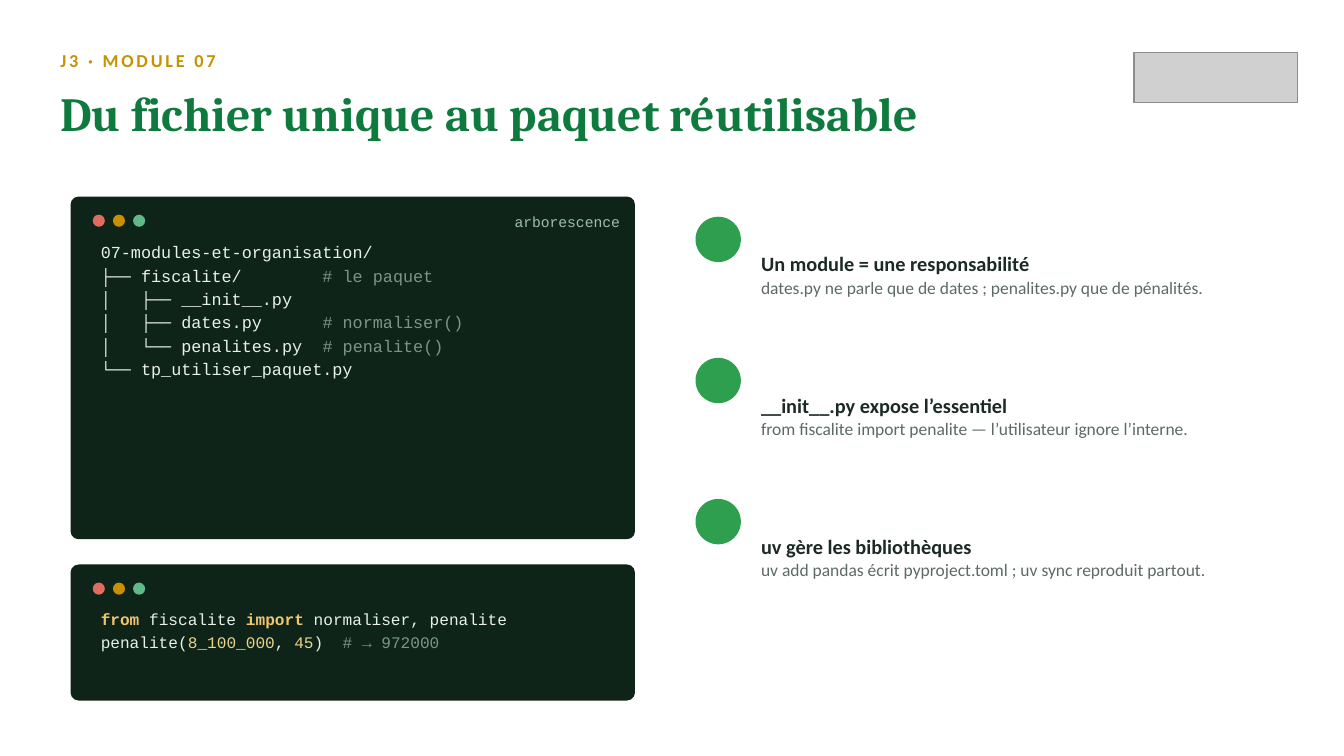
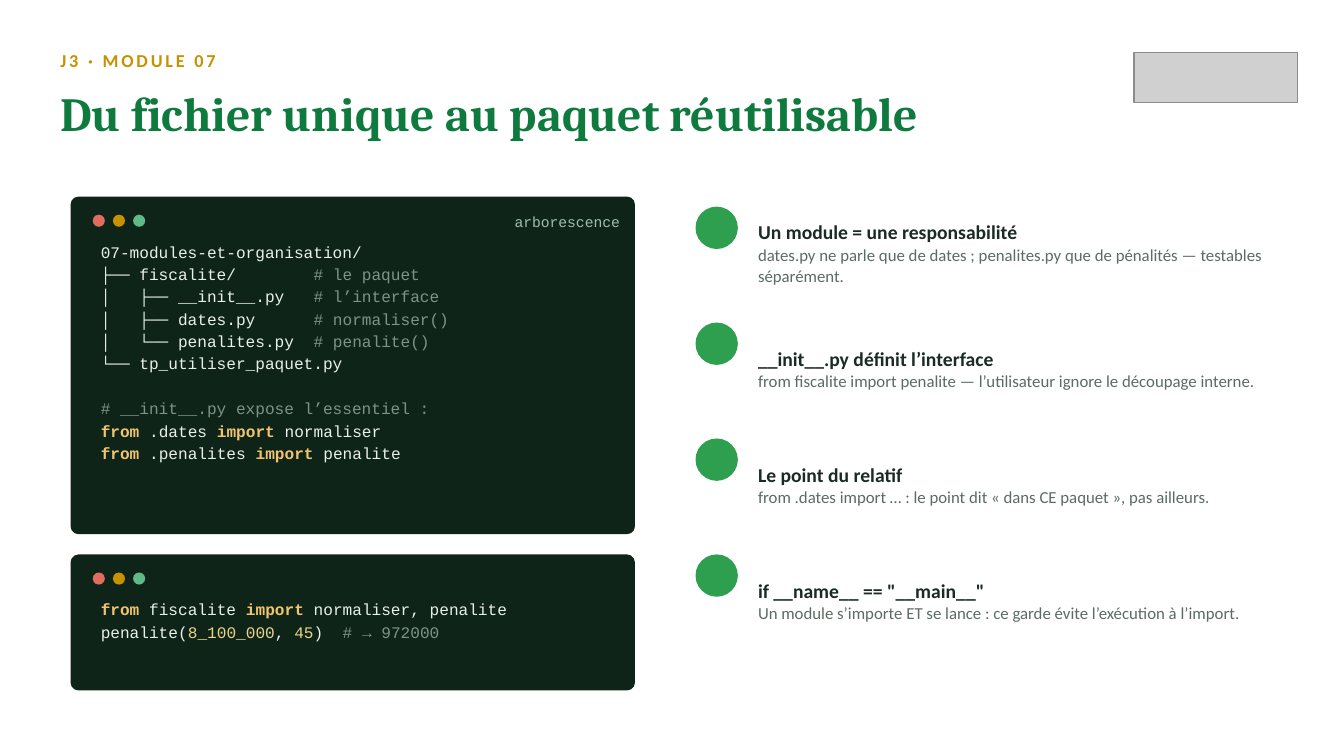
Before and after one commit to sogui/formation-python, a slide deck: slide 12 of slides/sources/J3-fichiers-robustesse.pptx (slide 8 before the commit). Drawn at 1344x756 pixels with LibreOffice and Linux fonts; fonts in the diff are those of the drawing; grey boxes stand for pictures; background and template pictures are left out. Boxes give left, top, right and bottom in pixels: in the first picture for what was removed or moved away, otherwise in the second. Text is boxed around its words. In the diff, an @@ line names an element or a change of style, - is before the commit and + after.

Commit message:
Slides enrichies : niveau intermédiaire, ~14-15 diapos par journée
- J1 : REPL/débogage, pièges du float pour les montants, round bancaire,
  f-strings détaillées, truthiness, enumerate/zip, while, compréhensions
- J2 : *args/**kwargs, portée LEGB et défaut mutable, lambda/key=,
  slicing et copie, Counter/defaultdict, tableau de choix des structures
- J3 : pathlib complet (glob), DictWriter et newline, options JSON,
  hiérarchie des exceptions, else/finally, exceptions métier, uv détaillé
- J4 : dataclass avancé (frozen, __post_init__, field), loc/iloc et
  SettingWithCopyWarning, to_datetime/.dt, agg nommés, merge validé
- J5 : argparse détaillé, logging, vectorisation, anatomie d'un script,
  checklist qualité avant de rendre

```diff
--- a/slides/sources/J3-fichiers-robustesse.pptx
+++ b/slides/sources/J3-fichiers-robustesse.pptx
@@ rounded rectangle: place and size @@
-rounded rectangle at (71,197,635,539)
+rounded rectangle at (71,197,635,534)
@@ 4 ellipses, 1 text, 1 rounded rectangle: place and size @@
-4 ellipses, 1 text, 1 rounded rectangle at (71,217,741,701)
+4 ellipses, 1 text, 1 rounded rectangle at (71,207,738,691)
@@ text "Un module = une responsabilité": place and size @@
-text "Un module = une responsabilité" at (761,256,1203,297)
+text "Un module = une responsabilité" at (758,225,1262,285)
@@ text at (758,225,1017,242): size 14.5 to 14 pt in "Un module = une responsabilité" @@
@@ text at (101,246,449,373): size 12 to 11.5 pt in "07-modules-et-organisation/", "├── fiscalite/ # le paquet", "│ ├── dates.py # normaliser()", "│ └── penalites.py # penalite()" and 1 more places @@
@@ text at (758,249,1262,285): text changed; size 12.5 to 12 pt @@
-dates.py ne parle que de dates ; penalites.py que de pénalités.
+dates.py ne parle que de dates ; penalites.py que de pénalités — testables séparément.
@@ text at (178,290,439,306): text changed; size 12 to 11.5 pt @@
-│ ├── __init__.py
+│ ├── __init__.py # l’interface
@@ ellipse: place and size @@
-ellipse at (696,358,741,403)
+ellipse at (696,323,738,365)
@@ text at (758,352,1255,390): text changed; size 12.5 to 12 pt @@
-__init__.py expose l’essentiel
-from fiscalite import penalite — l’utilisateur ignore l’interne.
+__init__.py définit l’interface
+from fiscalite import penalite — l’utilisateur ignore le découpage interne.
@@ text at (101,402,410,463): paragraphs added @@
+# __init__.py expose l’essentiel :
+from .dates import normaliser
+from .penalites import penalite
@@ ellipse: place and size @@
-ellipse at (696,499,741,544)
+ellipse at (696,439,738,481)
@@ text at (758,468,1209,506): text changed; size 12.5 to 12 pt @@
-uv gère les bibliothèques
-uv add pandas écrit pyproject.toml ; uv sync reproduit partout.
+Le point du relatif
+from .dates import … : le point dit « dans CE paquet », pas ailleurs.
@@ ellipse added at (696,555,738,597), fill #2E9E4F @@
@@ text added at (758,584,1240,622), 12 pt, text #5C6B63 @@
+if __name__ == "__main__"
+Un module s’importe ET se lance : ce garde évite l’exécution à l’import.
```
Also in this commit, not shown: 9 other slides changed, 5 slides added, 9 other files.
